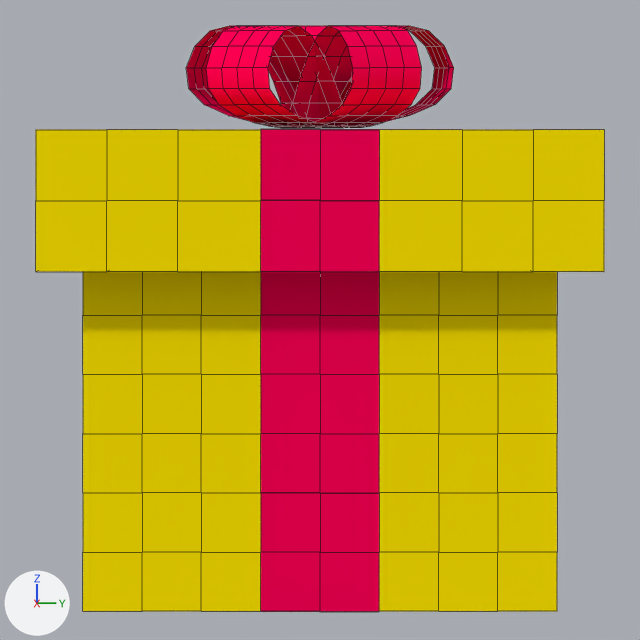
An edit to the Blender file ic_launcher.blend, drawn before and after from the same camera.
Before and after are seen from the file's camera 'Camera'. Lighting does not change. The marker at lower left points along +X, +Y and +Z. Mesh edges are drawn as thin lines.

The older version as bpy lines, for what is in view:
```python
me_cube = bpy.data.meshes.new('Cube')
me_cube.from_pydata(...)  # 418 vertices, 416 faces; spans x -1.2..1.2, y -1.2..1.2, z -1.0..1.03
me_cube.materials.append(mat_box)  # yellow #ffe500
me_cube_001 = bpy.data.meshes.new('Cube.001')
me_cube_001.from_pydata(...)  # 102 vertices, 68 faces; spans x -0.25..0.25, y -1.2..1.2, z -1.0..1.03
me_cube_001.materials.append(mat_ribbon)  # pink #ff0057
me_cube_008 = bpy.data.meshes.new('Cube.008')
me_cube_008.from_pydata(...)  # 40 vertices, 20 faces; spans x -0.724..0.724, y -0.671..0.705, z -0.011..0.626
me_cube_008.polygons.foreach_set('use_smooth', [True] * 20)
me_cube_008.materials.append(mat_ribbon)  # pink #ff0057
ob_bow = bpy.data.objects.new('Bow', me_cube_008)
ob_bow.location = (0.0, 0.0, 2.034)
ob_bow.rotation_euler = (0.0, 0.0, 0.238)  # degrees (0, 0, 14)
_m = ob_bow.modifiers.new('Subsurf', 'SUBSURF')
_m.levels = 3
_m.render_levels = 3
ob_box = bpy.data.objects.new('Box', me_cube)
ob_box.location = (0.0, 0.0, 1.0)
ob_box.rotation_euler = (0.0, 0.0, 1.571)  # degrees (0, 0, 90)
ob_ribbon_001 = bpy.data.objects.new('Ribbon.001', me_cube_001)
ob_ribbon_001.location = (0.0, 0.0, 1.0)
ob_ribbon_001.rotation_euler = (0.0, 0.0, 1.571)  # degrees (0, 0, 90)
ob_ribbon_001.scale = (1.0, 1.0, 1.0)
```
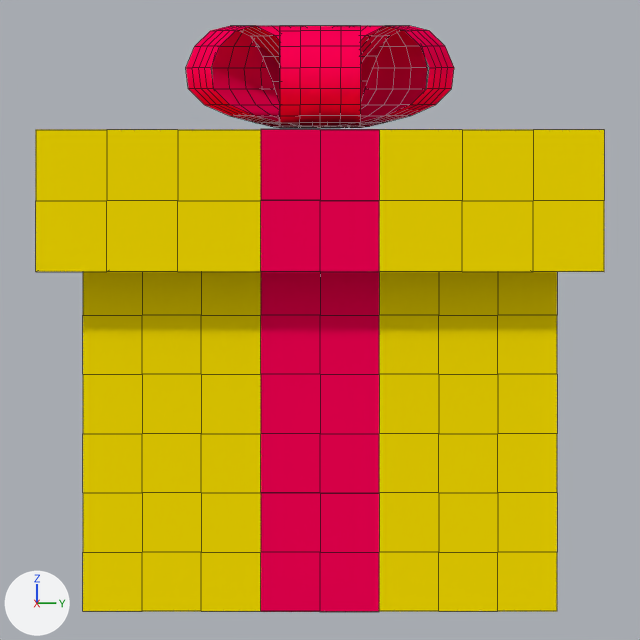
Boxes (x1, y1, x2, y2) around the edits, measured in the pictures (640 x 640 px):
'Bow', turned: (186, 26, 454, 128) in both

The edits, one by one:
Object 'Bow' (ob_bow) turns from (0, 0, 14) to (0, 0, -18) degrees about x, y and z.
